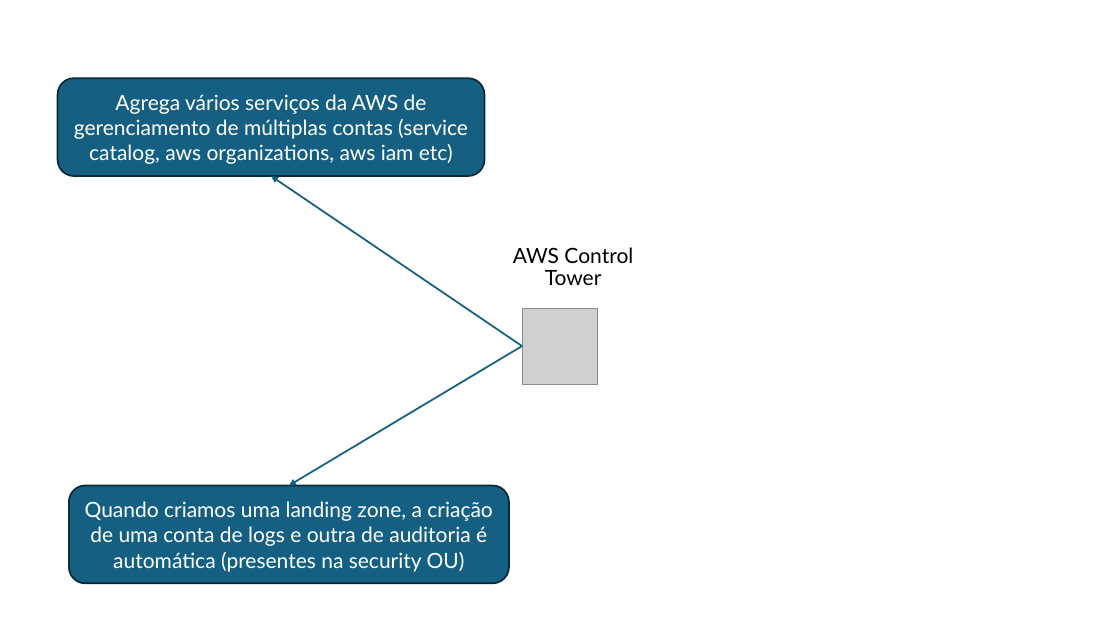
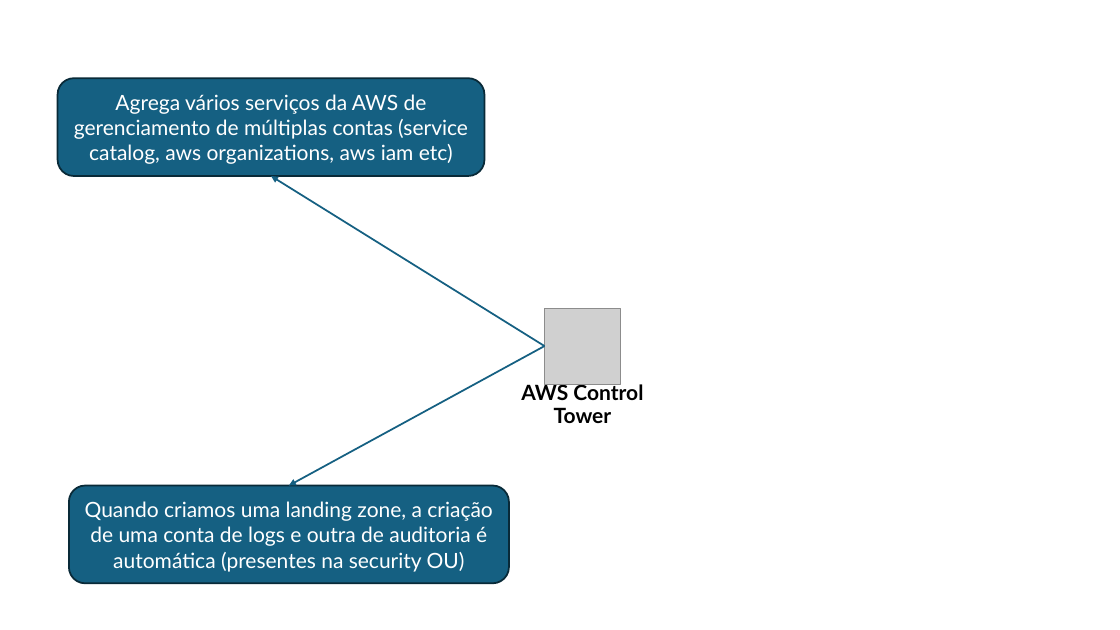
Before and after one commit to marcelomamorim/preparation-solutions-architect-associate, a slide deck: slide 16 of assets/slides/Semana2.pptx (slide 18 before the commit). Drawn at 1120x630 pixels with LibreOffice and Linux fonts; fonts in the diff are those of the drawing; grey boxes stand for pictures. Boxes give left, top, right and bottom in pixels: in the first picture for what was removed or moved away, otherwise in the second. Text is boxed around its words. In the diff, an @@ line names an element or a change of style, - is before the commit and + after.

```diff
--- a/assets/slides/Semana2.pptx
+++ b/assets/slides/Semana2.pptx
@@ arrow moved from (523, 346) - (271, 176) to (544, 346) - (271, 176) @@
@@ picture: place and size @@
-picture at bbox=[523, 308, 598, 384]
+picture at bbox=[544, 308, 620, 384]
@@ arrow moved from (523, 346) - (289, 486) to (544, 346) - (289, 486) @@
@@ title "AWS Control Tower": place and size @@
-title "AWS Control Tower" at bbox=[513, 247, 633, 285]
+title "AWS Control Tower" at bbox=[521, 382, 643, 423]
@@ title "AWS Control Tower" at bbox=[521, 382, 643, 423]: bold on @@
```
Also in this commit, not shown: 8 other slides changed, 4 slides removed, 19 other files.
